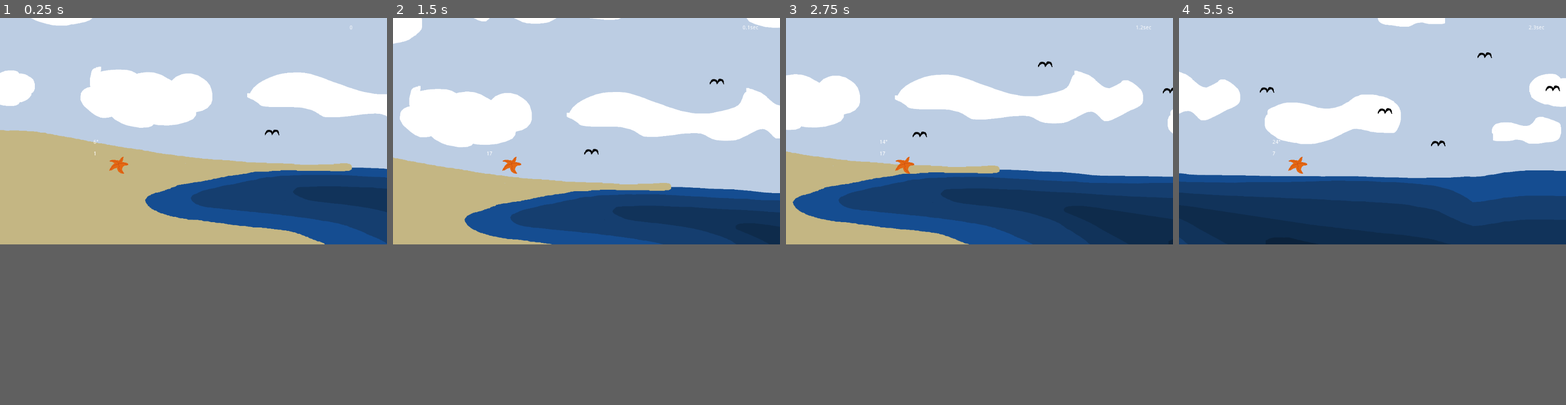
Above: before the commit, frames 1-4 (left to right).
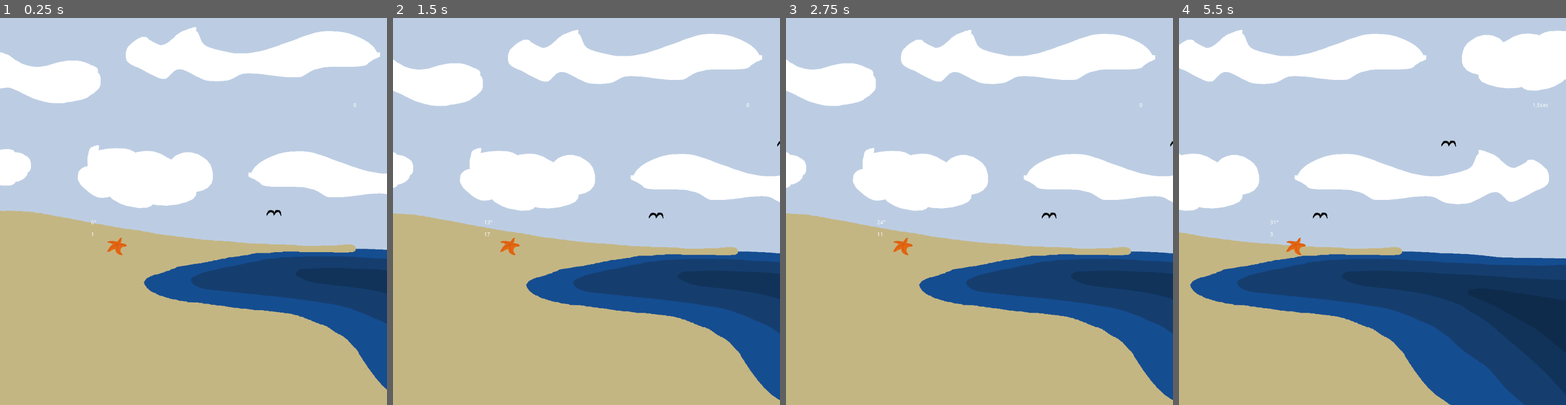
Above: after the commit, the same moments.

Repository: nickesc/projectStarfish
Game: Godot game, scene res://Main.tscn
Same seed, same stepped clock (60 frames per second), same inputs: the game is played once before the commit and once after it.
Inputs (mouse positions are in pixels of both pictures, inside the frame that each line leads up to):
- Up to frame 1 (0.25 s): no input
- Up to frame 2 (1.5 s): tap Enter at 0.5 s; move the mouse to (671, 118) at 0.52 s; hold D (starfish_right) 0.53-1.28 s; hold Space (throw_selection) 0.53-1.28 s; move the mouse to (509, 141) at 1.27 s; hold S (starfish_down) from 1.28 s (still down); tap Space (throw_selection) at 1.35 s
- Up to frame 3 (2.75 s): move the mouse to (1018, 79) at 2.02 s; release S (starfish_down) at 2.03 s; hold D (starfish_right) from 2.03 s (still down); hold Space (throw_selection) from 2.03 s (still down)
- Up to frame 4 (5.5 s): move the mouse to (1353, 176) at 2.77 s; release Space (throw_selection) at 2.78 s; tap Space (throw_selection) at 2.85, 4.35 s; move the mouse to (1488, 165) at 3.52 s; release D (starfish_right) at 3.53 s; hold Space (throw_selection) 3.53-4.28 s; hold A (starfish_left) 3.53-5.03 s; move the mouse to (1256, 95) at 4.27 s; tap Enter at 5 s; move the mouse to (1391, 130) at 5.02 s; hold S (starfish_down) from 5.03 s (still down); hold Space (throw_selection) from 5.03 s (still down)
In our replay, the window is 800x468 before the commit and 800x800 after it. These sizes can differ from the game's own. Grey fills any space a smaller window leaves; there, only what the larger window draws over its background counts as a difference.

The runs differ from the first frame. In frame 1, 45% of the frame differs, in the area x 0-100%, y 0-97%; in frame 2, 46%; in frame 3, 44%; in frame 4, 60%, in the area x 0-100%, y 0-100%.

Commit message:
collision issues, going to try a rewrite of some of the physics code

Diff:
--- a/Bird.tscn
+++ b/Bird.tscn
@@ -2,8 +2,8 @@
 
 [ext_resource path="res://bird.png" type="Texture" id=1]
 
-[sub_resource type="CapsuleShape2D" id=1]
-height = 16.0
+[sub_resource type="RectangleShape2D" id=3]
+extents = Vector2( 10, 19 )
 
 [sub_resource type="SpriteFrames" id=2]
 animations = [ {
@@ -22,7 +22,7 @@
 [node name="CollisionShape2D" type="CollisionShape2D" parent="."]
 rotation = 1.5708
 scale = Vector2( 0.8, 1 )
-shape = SubResource( 1 )
+shape = SubResource( 3 )
 
 [node name="AnimatedSprite" type="AnimatedSprite" parent="."]
 frames = SubResource( 2 )
--- a/Star.gd
+++ b/Star.gd
@@ -7,6 +7,19 @@
 
 export var gravity = 9.8
 
+
+
+export var right_thrown_movement_modifier = 1.25
+export var left_thrown_movement_modifier = .5
+export var right_flailing_movement_modifier = 100
+export var left_flailing_movement_modifier = -100
+export var down_movement_modifier = 1.5
+
+var last_thrown_inputs = [false, false, false]
+var last_position = position
+
+## ndo the same thing as above but for flailing movement^^^^
+
 var screen_size
 
 var Vx = 0
@@ -14,11 +27,16 @@
 var angle
 var speed
 
+var Vx_reference = Vx
+
 var start_time
 
 
 var thrown = false
 var flailing = false
+var sliding = false
+var still = false
+var still_and_sliding = 0
 
 
 func update_gravity(new_gravity):
@@ -39,6 +57,8 @@
     Vx = cos(angle) * speed
     Vy = sin(angle) * speed
 
+    Vx_reference = Vx
+
     #print (Vx,Vy)
 
     thrown=true
@@ -51,28 +71,42 @@
 
 
 func check_movement(velocity):
+
+    var thrown_inputs = [Input.is_action_pressed("starfish_right"), Input.is_action_pressed("starfish_left"), Input.is_action_pressed("starfish_down")]
+
     if velocity.x != 0:
-        if Input.is_action_pressed("starfish_right"):
-            velocity.x *= 1.5
-        if Input.is_action_pressed("starfish_left"):
-            velocity.x /= 1.5
+        if thrown_inputs[0]:
+            velocity.x *= right_thrown_movement_modifier
+            if thrown_inputs[0] != last_thrown_inputs[0]:
+                Vx = (right_thrown_movement_modifier*.75) * velocity.x
+        if thrown_inputs[1]:
+            velocity.x *= left_thrown_movement_modifier
+            if thrown_inputs[1] != last_thrown_inputs[1]:
+                Vx = (left_thrown_movement_modifier*1.5) * velocity.x
 
     if velocity.y !=0:
-        if Input.is_action_pressed("starfish_down"):
-            velocity.y *= 1.5
+        if thrown_inputs[2]:
+            if velocity.y > 0:
+                velocity.y *= down_movement_modifier
+            else:
+                velocity.y /=down_movement_modifier
 
+    last_thrown_inputs = thrown_inputs
     return velocity
 
 func check_flailing(velocity):
+
+    var flailing_inputs = [Input.is_action_pressed("starfish_right"), Input.is_action_pressed("starfish_left"), Input.is_action_pressed("starfish_down")]
+
     if velocity.x != 0:
-        if Input.is_action_pressed("starfish_right"):
-            velocity.x += 10
-        if Input.is_action_pressed("starfish_left"):
-            velocity.x -= 10
+        if flailing_inputs[0]:
+            velocity.x += 100
+        if flailing_inputs[1]:
+            velocity.x -= 100
 
     if velocity.y !=0:
-        if Input.is_action_pressed("starfish_down"):
-            velocity.y *= 1.5
+        if flailing_inputs[2]:
+            velocity.y *= down_movement_modifier
 
     return velocity
 
@@ -82,7 +116,24 @@
 
     var velocity = Vector2(Vx,Vy)
 
+
     if thrown:
+
+        if int(round(position.x)) == int(round(last_position.x)) and int(round(position.y)) == int(round(last_position.y)):
+            still = true
+        else:
+            still = false
+
+        if still and sliding:
+            still_and_sliding+=1
+        else:
+            still_and_sliding = 0
+            #print("Still and sliding")
+        if still_and_sliding>100:
+            Vx = -20
+            Vy = -1
+            print("Still and sliding")
+
         if Vy!=0:
             Vy += gravity
 
@@ -92,24 +143,36 @@
             velocity = check_flailing(velocity)
 
         var collision_info = move_and_collide(velocity * delta)
+
         if collision_info:
+            sliding = true
             velocity = velocity.bounce(collision_info.normal)
 
-            if velocity.x < 0:
-                Vx=0
+            if velocity.x <= 0:
                 flailing = true
                 emit_signal("flailing")
             else:
                 Vx = velocity.x
                 Vy = velocity.y
+        else:
+            sliding = false
+            if Vx <= 0:
+                Vx = 20
+
+        if flailing:
+            Vx = -35
 
 
     #position.x = clamp(position.x, 0, screen_size.x)
     #position.y = clamp(position.y, 0, screen_size.y)
 
         if (position.y >= 400):
+            position.y = 400
             Vy=0
             Vx=0
             thrown = false
             flailing = false
             emit_signal("throwable")
+
+    last_position = position
+    #print(velocity)
--- a/project.godot
+++ b/project.godot
@@ -13,6 +13,11 @@
 config/name="Starfish"
 run/main_scene="res://Main.tscn"
 config/icon="res://icon.png"
+
+[display]
+
+window/size/width=1000
+window/size/height=1000
 
 [gui]
 
@@ -65,4 +70,5 @@
 quality/driver/driver_name="GLES2"
 vram_compression/import_etc=true
 vram_compression/import_etc2=false
+quality/filters/anisotropic_filter_level=1
 environment/default_environment="res://default_env.tres"
Not shown, added: build/html5/prototype1/starfish.apple-touch-icon.png.import
Not shown, added: build/html5/prototype1/starfish.icon.png.import
Not shown, added: build/html5/prototype1/starfish.png.import
